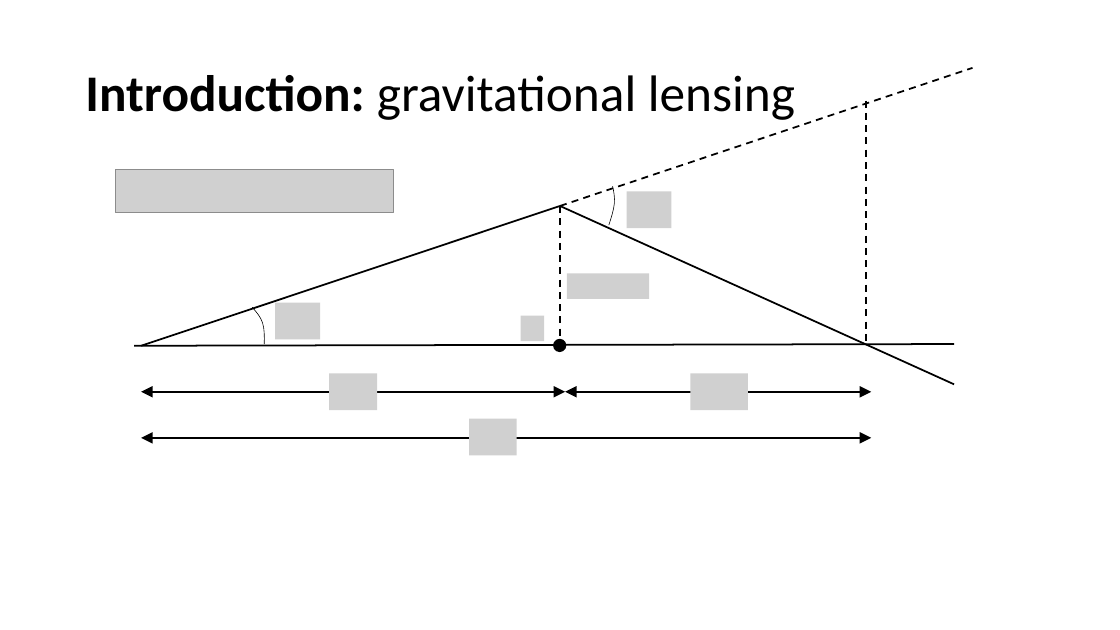
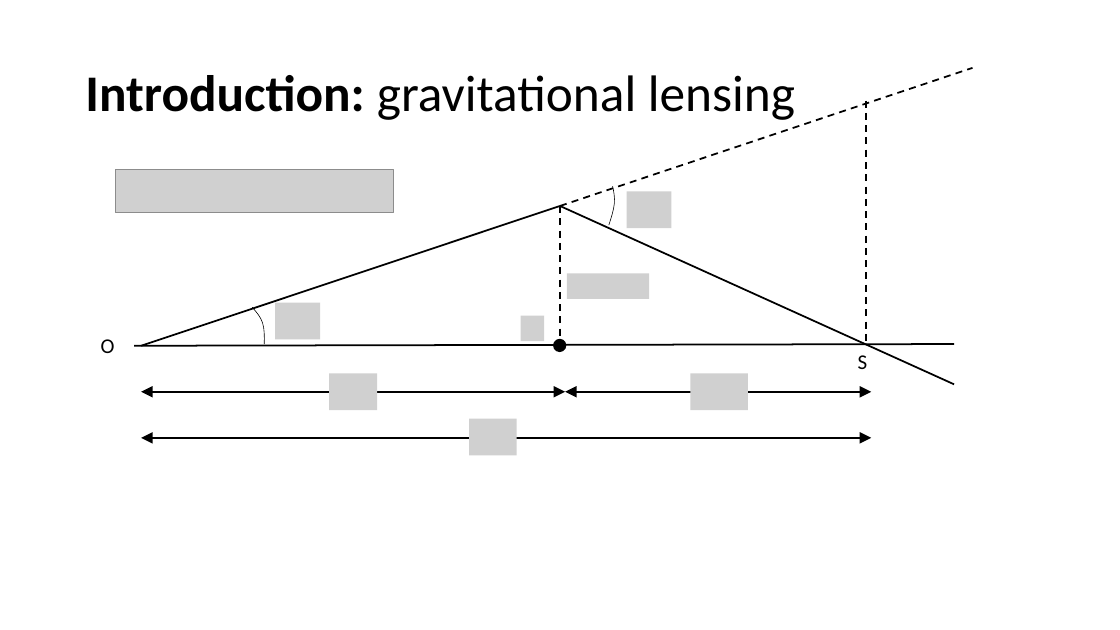
Before and after one commit to lingxz/lightbending, a slide deck: slide 4 of presentation2.pptx. Drawn at 1120x630 pixels with LibreOffice and Linux fonts; fonts in the diff are those of the drawing; grey boxes stand for pictures. Boxes give left, top, right and bottom in pixels: in the first picture for what was removed or moved away, otherwise in the second. Text is boxed around its words. In the diff, an @@ line names an element or a change of style, - is before the commit and + after.

```diff
--- a/presentation2.pptx
+++ b/presentation2.pptx
@@ text added at <box>101,339,115,353</box>, 18 pt, text #000000 @@
+O
@@ text added at <box>858,355,868,369</box>, 18 pt, text #000000 @@
+S
```
Also in this commit, not shown: 11 other slides changed, 17 slides added, 6 other files.
